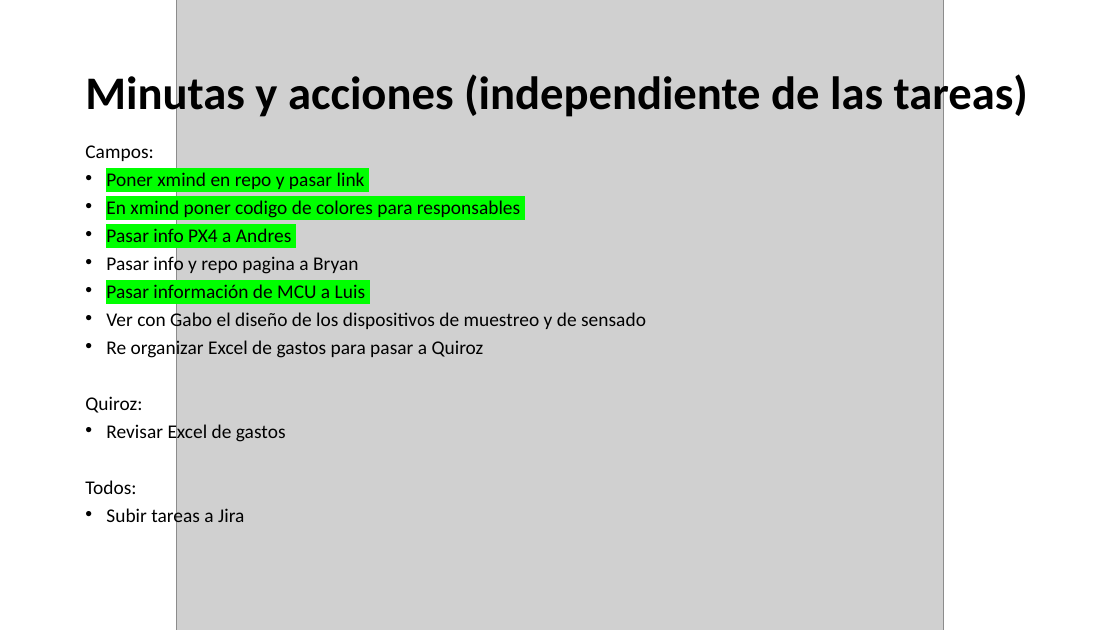
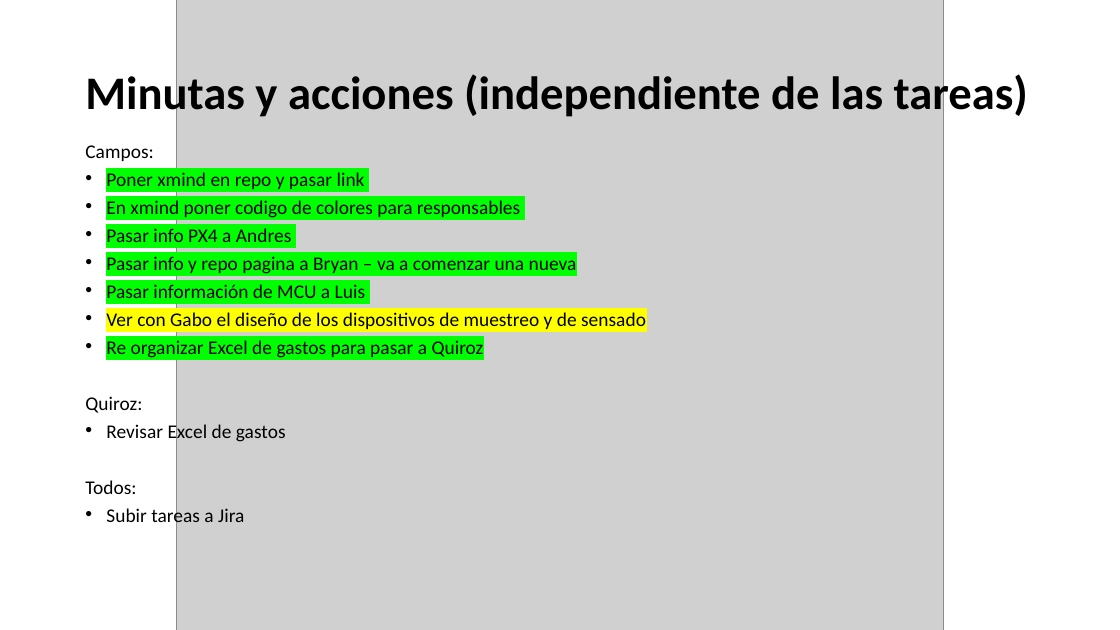
Before and after one commit to CustomRobotics/HeinekenChallenge2023, a slide deck: slide 8 of Documentos/Administración de Proyecto/01 - Reunion 11 sep 23 - Kick off & role definition.pptx. Drawn at 1120x630 pixels with LibreOffice and Linux fonts; fonts in the diff are those of the drawing; grey boxes stand for pictures. Boxes give left, top, right and bottom in pixels: in the first picture for what was removed or moved away, otherwise in the second. Text is boxed around its words. In the diff, an @@ line names an element or a change of style, - is before the commit and + after.

Commit message:
Actualización de minutas de la reunion 1

```diff
--- a/Documentos/Administración de Proyecto/01 - Reunion 11 sep 23 - Kick off & role definition.pptx
+++ b/Documentos/Administración de Proyecto/01 - Reunion 11 sep 23 - Kick off & role definition.pptx
@@ text at [106,256,577,274]: text changed @@
-• Pasar info y repo pagina a Bryan
+• Pasar info y repo pagina a Bryan – va a comenzar una nueva
@@ text at [106,312,646,358]: highlight none to #FFFF00 in "Ver con Gabo el diseño de los ..."; highlight none to #00FF00 in "Re organizar Excel de gastos para pasar ..." @@
```
